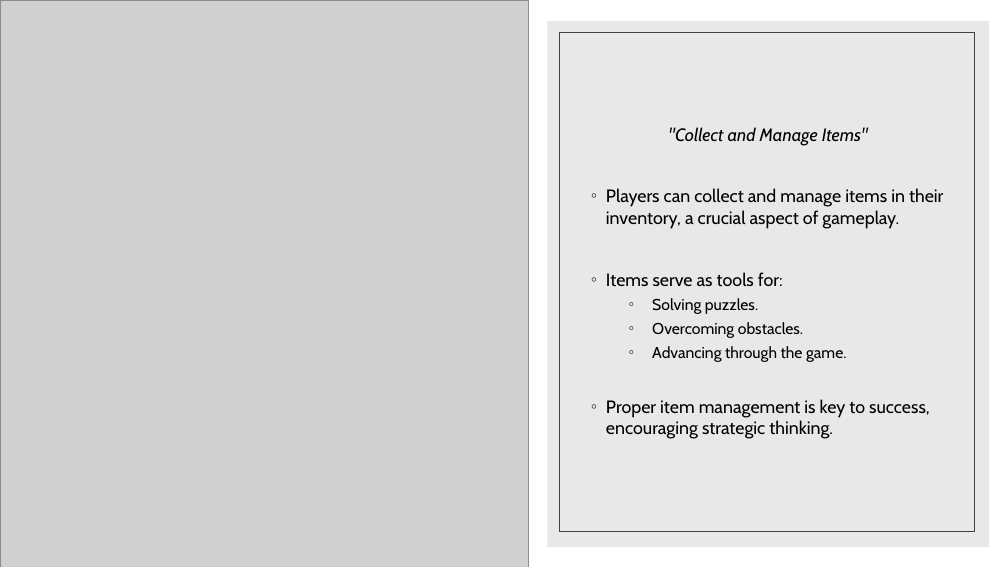
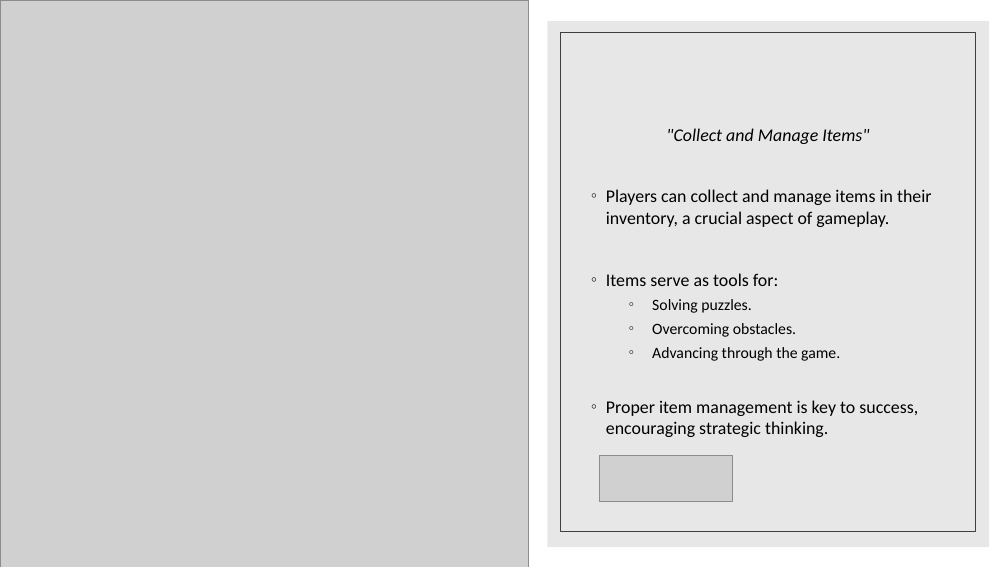
Before and after one commit to Nodles2209/Odyssey-of-the-Forgotten, a slide deck: slide 9 of Group_Presentation.pptx (slide 8 before the commit). Drawn at 1008x567 pixels with LibreOffice and Linux fonts; fonts in the diff are those of the drawing; grey boxes stand for pictures. Boxes give left, top, right and bottom in pixels: in the first picture for what was removed or moved away, otherwise in the second. Text is boxed around its words. In the diff, an @@ line names an element or a change of style, - is before the commit and + after.

Commit message:
added details to game content

```diff
--- a/Group_Presentation.pptx
+++ b/Group_Presentation.pptx
@@ rectangle at [547, 21, 989, 547]: fill #D9D9D9 at 60% opacity to #D8D8D8 at 60% opacity @@
@@ rectangle at [561, 33, 976, 532]: outline #404040 0.5 pt to #3F3F3F 0.75 pt @@
@@ text ""Collect and Manage Items"" at [606, 128, 932, 437]: font Cabin to Calibri; less space between paragraphs @@
@@ picture added at [599, 456, 733, 501] @@
```
Also in this commit, not shown: 8 other slides changed, 2 slides added, 1 slide removed.
